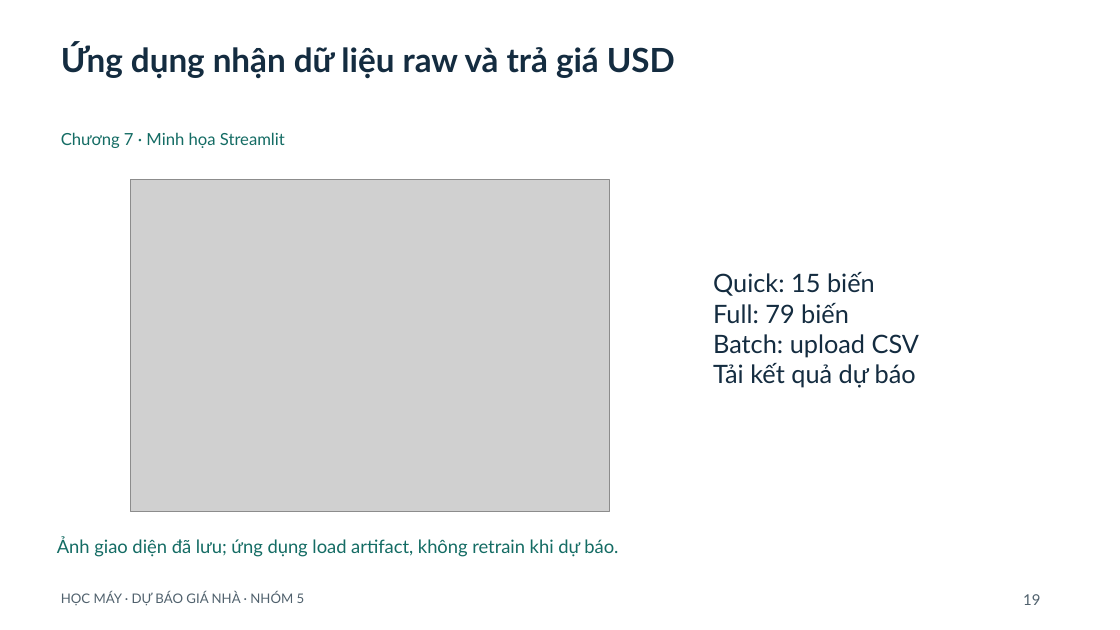
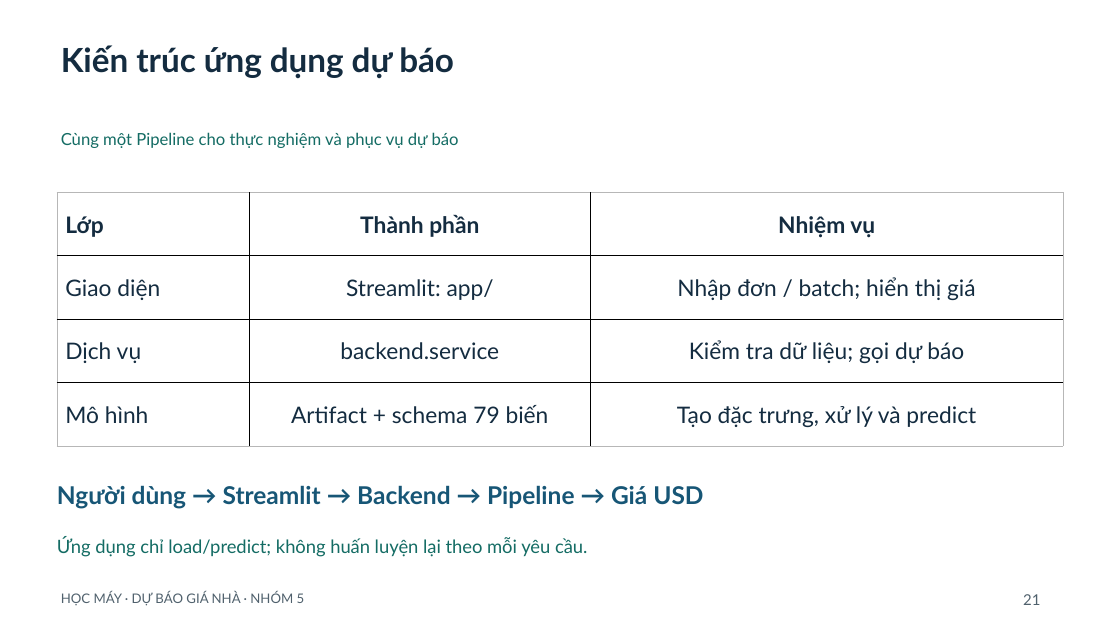
Before and after one commit to ngtd-2609/ames-house-price-prediction, a slide deck: slide 21 of slides/Slide_Hoc_may.pptx (slide 19 before the commit). Drawn at 1120x630 pixels with LibreOffice and Linux fonts; fonts in the diff are those of the drawing; grey boxes stand for pictures. Boxes give left, top, right and bottom in pixels: in the first picture for what was removed or moved away, otherwise in the second. Text is boxed around its words. In the diff, an @@ line names an element or a change of style, - is before the commit and + after.

```diff
--- a/slides/Slide_Hoc_may.pptx
+++ b/slides/Slide_Hoc_may.pptx
@@ text at box(61, 45, 454, 79): text changed @@
-Ứng dụng nhận dữ liệu raw và trả giá USD
+Kiến trúc ứng dụng dự báo
@@ text at box(61, 132, 459, 148): text changed @@
-Chương 7 · Minh họa Streamlit
+Cùng một Pipeline cho thực nghiệm và phục vụ dự báo
@@ table added at box(57, 192, 1063, 446), 4 rows, 3 columns @@
+Lớp | Thành phần | Nhiệm vụ
+Giao diện | Streamlit: app/ | Nhập đơn / batch; hiển thị giá
+Dịch vụ | backend.service | Kiểm tra dữ liệu; gọi dự báo
+Mô hình | Artifact + schema 79 biến | Tạo đặc trưng, xử lý và predict
@@ picture removed at box(130, 180, 609, 513) @@
@@ text removed at box(713, 272, 919, 388) @@
-Quick: 15 biến
-Full: 79 biến
-Batch: upload CSV
-Tải kết quả dự báo
@@ text added at box(57, 485, 703, 509), 21 pt, text #175676, bold @@
+Người dùng → Streamlit → Backend → Pipeline → Giá USD
@@ text at box(57, 537, 587, 557): text changed @@
-Ảnh giao diện đã lưu; ứng dụng load artifact, không retrain khi dự báo.
+Ứng dụng chỉ load/predict; không huấn luyện lại theo mỗi yêu cầu.
@@ text at box(1023, 594, 1040, 605): text changed @@
-19
+21
```
Also in this commit, not shown: 19 other slides changed, 4 slides added, 4 slides removed, 1 other file.
